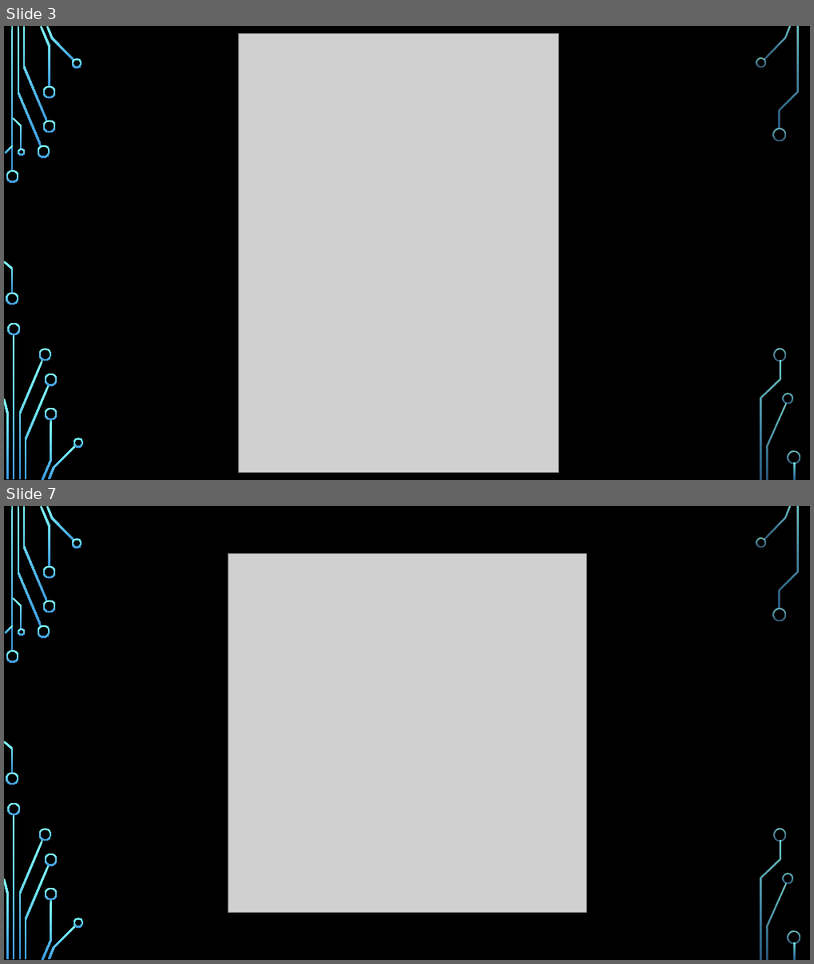
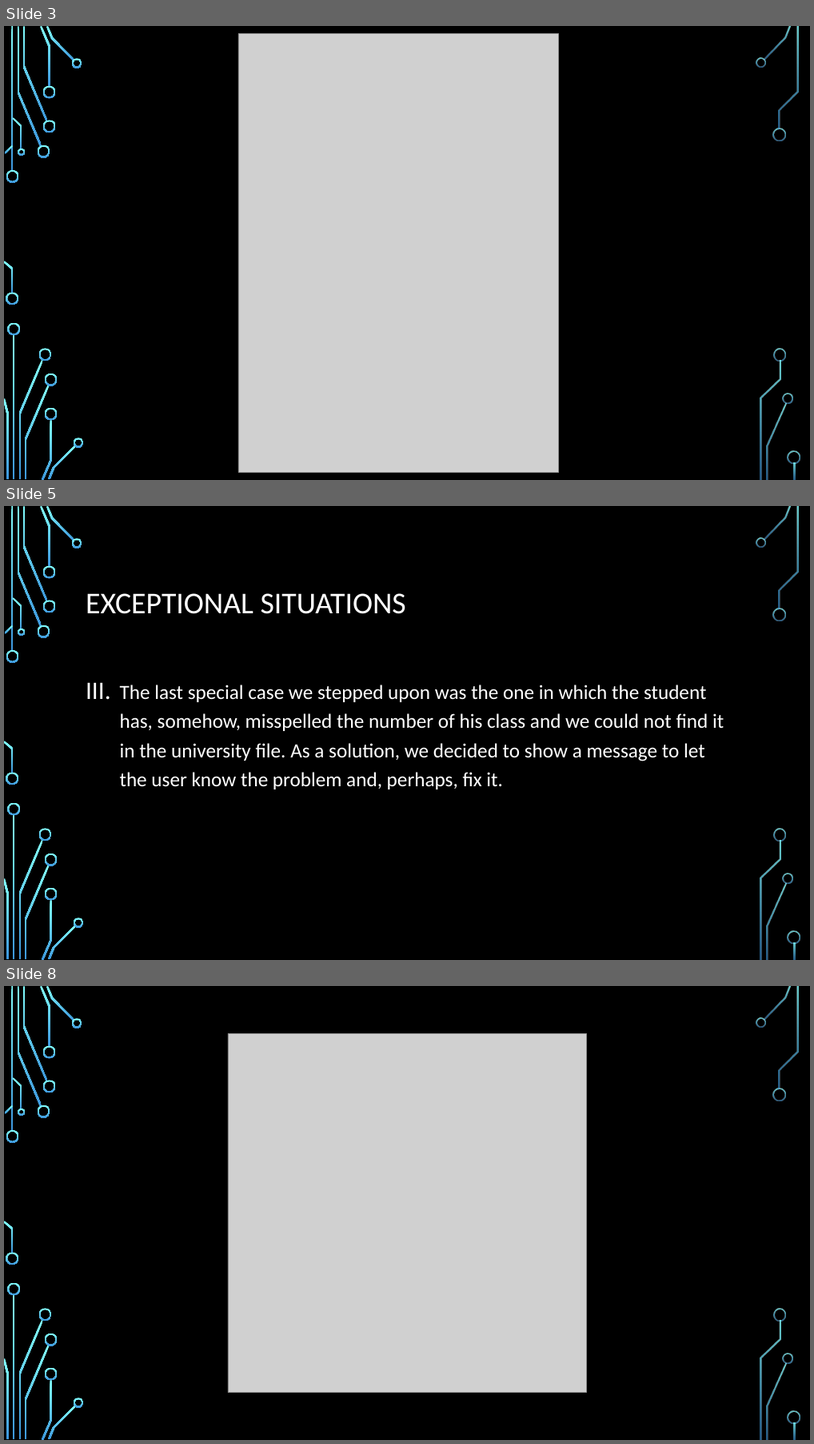
Before and after one commit to ioanachelaru/Student-exam-scheduler, a slide deck: Student exam scheduler.pptx. Shown one above the other, each under a label of ours: slides 3 and 7 before the commit, slides 3, 5 and 8 after it; the slides between them are not shown. The pictures are 814x964 and 814x1444 pixels, drawn with LibreOffice and Linux fonts; fonts in the diff are those of the drawing; grey boxes stand for pictures; background and template pictures are left out. Boxes give left, top, right and bottom in pixels: in the first picture for what was removed or moved away, otherwise in the second. Text is boxed around its words. In the diff, an @@ line names an element or a change of style, - is before the commit and + after.

```diff
--- a/Student exam scheduler.pptx
+++ b/Student exam scheduler.pptx
@@ slide 5 added at [4, 506, 810, 960], background picture (left out); not listed: 36 template elements that a slide beside it also shows @@
@@ title added at [86, 593, 406, 614], 36 pt, text #FFFFFF @@
+EXCEPTIONAL SITUATIONS
@@ text added at [120, 684, 724, 789], 24 pt, text #FFFFFF @@
+III. The last special case we stepped upon was the one in which the student has, somehow, misspelled the number of his class and we could not find it in the university file. As a solution, we decided to show a message to let the user know the problem and, perhaps, fix it.
@@ what was slide 7 is now slide 8 @@
```
Also in this commit, not shown: 2 slides changed, 1 other slide added, 1 slide removed.
